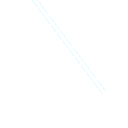
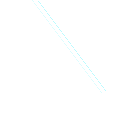
Layer changes from the first w=128, h=128 image to the second:
added layer "Layer 3" (50%) above "Layer 2" over [33, 0, 102, 91]
added layer "Layer 2" above "Layer 1" over [38, 1, 106, 91]
hid "Layer 1" over [33, 0, 106, 91]
